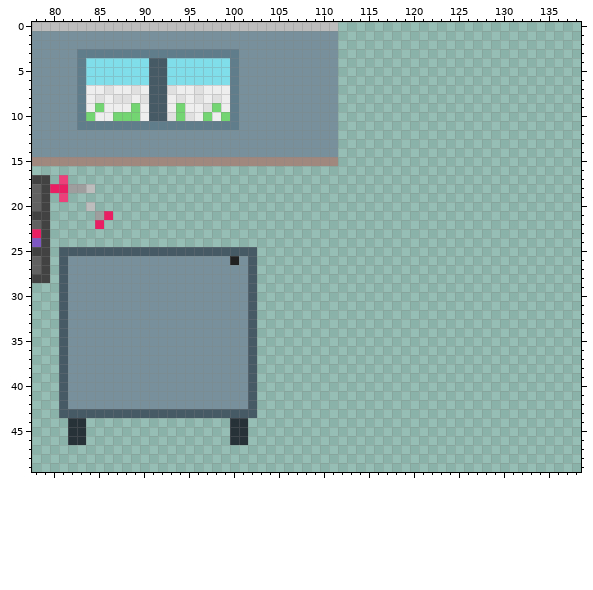
Pixel-art file -- gui/agent-office/assets/sprites/tiles.aseprite. The first picture shows the starting point.
160x80 pixels, 1 frame. Shown: x 78..138, y 0..49.
After:
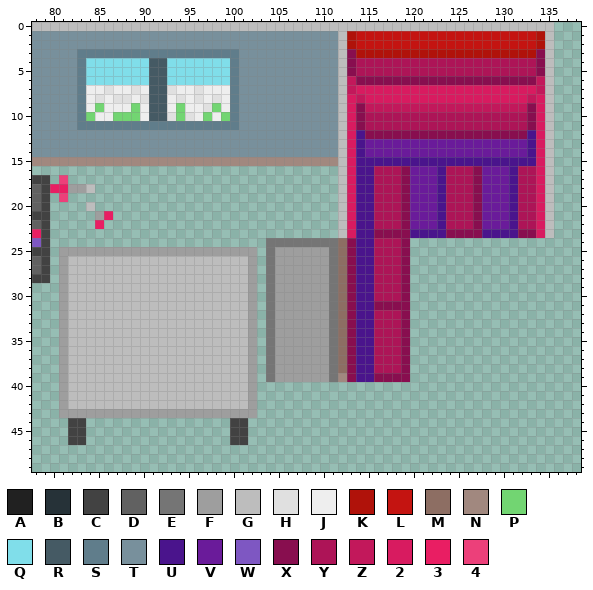
Palette (. is transparent): A #212121  B #263238  C #424242  D #616161  E #757575  F #9e9e9e  G #bdbdbd  H #e0e0e0  J #eeeeee  K #b0120a  L #c41411  M #8d6e63  N #a1887f  P #72d572  Q #80deea  R #455a64  S #607d8b  T #78909c  U #4a148c  V #6a1b9a  W #7e57c2  X #880e4f  Y #ad1457  Z #c2185b  2 #d81b60  3 #e91e63  4 #ec407a
Edits made:
There is now colour 2 in row 7 at x 114 to 133; in row 8 at x 113, 115 to 132 and 134; in rows 9 to 23 at x 113 and 134.
The edit turns colour B into colour C in rows 44 to 46 at x 82 to 83 and 100 to 101.
There is now colour E in row 24 at x 104 to 111; in rows 25 to 39 at x 104 and 111.
There is now colour F in rows 25 to 39 at x 105 to 110.
The edit turns colour R into colour F in row 25 at x 81 to 102; in rows 26 to 42 at x 81 and 102; in row 43 at x 81 to 102.
There is now colour G in row 0 at x 112 to 135; in rows 1 to 23 at x 112 and 135.
The edit turns colour A into colour G in row 26 at x 100.
The edit turns colour T into colour G in row 26 at x 82 to 99 and 101; in rows 27 to 42 at x 82 to 101.
There is now colour K in rows 1 to 2 at x 113 and 134; in row 3 at x 114 to 133.
There is now colour L in rows 1 to 2 at x 114 to 133.
There is now colour M in rows 24 to 38 at x 112.
There is now colour N in row 39 at x 112.
There is now colour U in rows 12 to 14 at x 114 and 133; in row 15 at x 114 to 133; in rows 16 to 22 at x 114 to 115, 123 and 131; in row 23 at x 114 to 115, 120 to 123 and 128 to 131; in rows 24 to 39 at x 114 to 115.
There is now colour V in rows 13 to 14 at x 115 to 132; in rows 16 to 22 at x 120 to 122 and 128 to 130.
There is now colour X in rows 3 to 5 at x 113 and 134; in row 6 at x 114 to 133; in rows 9 to 11 at x 114 and 133; in row 12 at x 115 to 132; in rows 16 to 22 at x 119 and 127; in row 23 at x 116 to 119, 124 to 127 and 132 to 133.
There is now colour X in rows 24 to 30 at x 113 and 119; in row 31 at x 113 and 116 to 119; in rows 32 to 38 at x 113 and 119; in row 39 at x 113 and 116 to 119.
There is now colour Y in rows 4 to 5 at x 114 to 133; in rows 10 to 11 at x 115 to 132; in rows 16 to 22 at x 116 to 118, 124 to 126 and 132 to 133; in rows 24 to 30 at x 116 to 118; in rows 32 to 38 at x 116 to 118.
There is now colour Z in rows 6 to 7 at x 113 and 134; in row 8 at x 114 and 133; in row 9 at x 115 to 132.
Changed places in both pictures, as pixel boxes (x1, y1, x2, y2):
changed: (59, 22, 554, 445)
